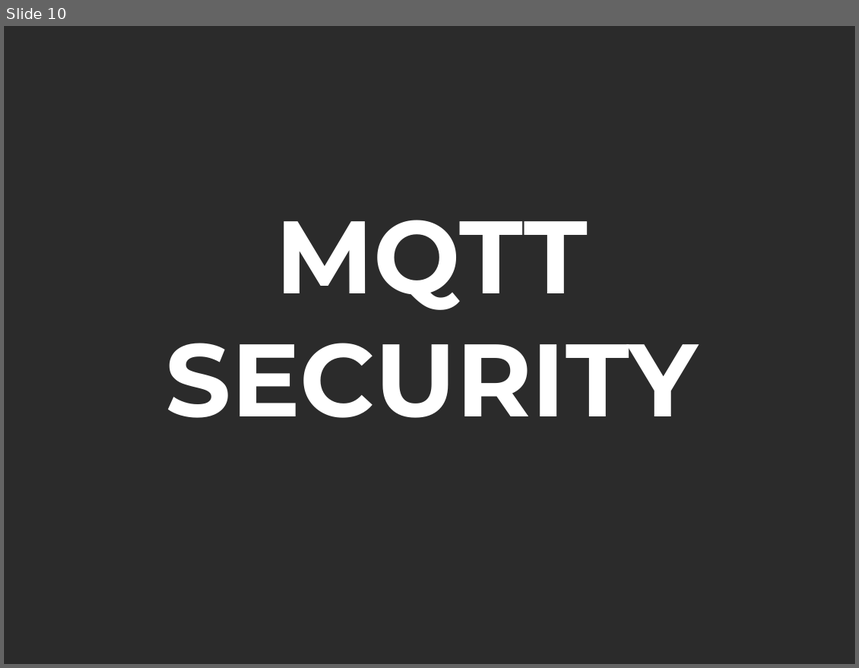
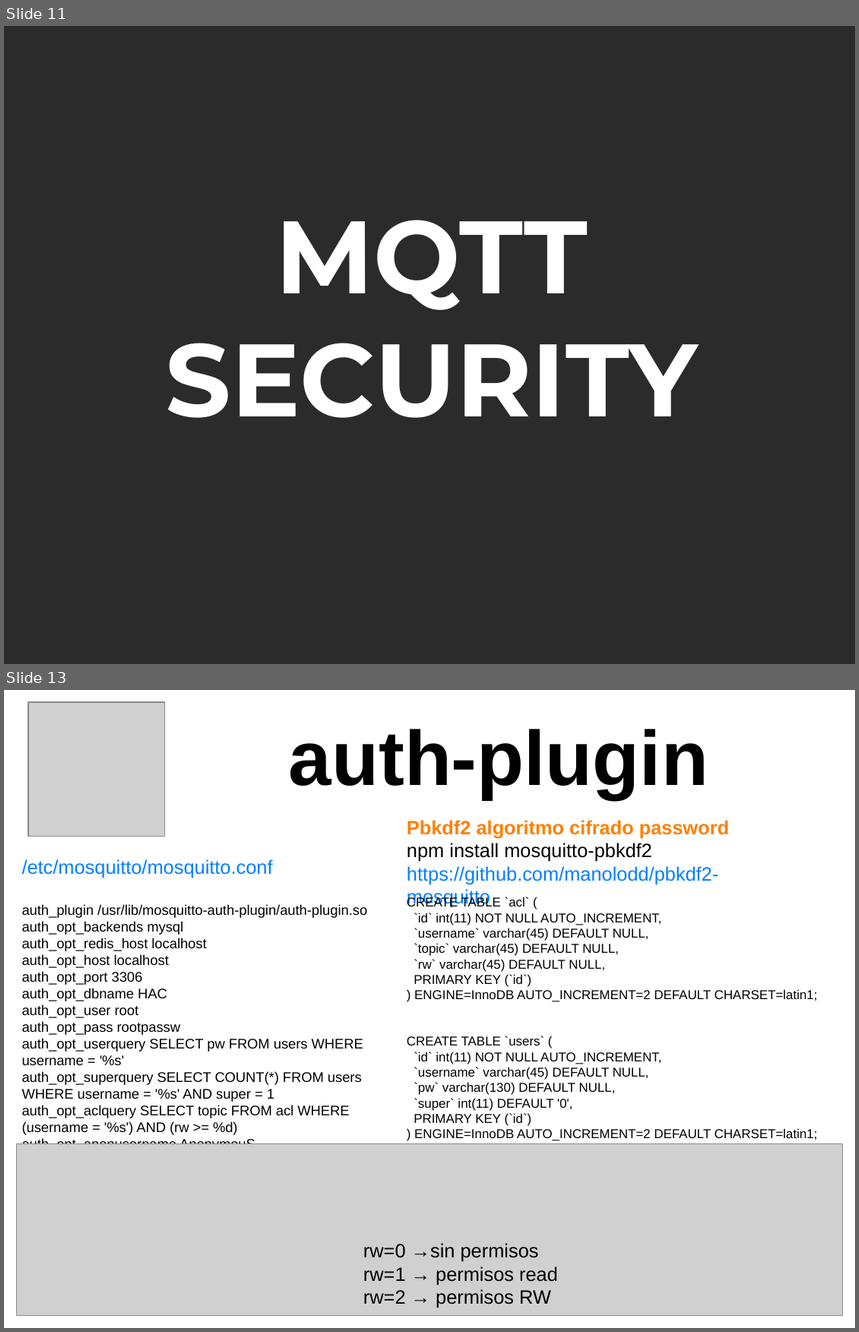
Before and after one commit to Heserral/MQTT_VigoLabs, a slide deck: MQTT_Vigolabs.odp. Shown one above the other, each under a label of ours: slide 10 before the commit, slides 11 and 13 after it; the slides between them are not shown. The pictures are 859x668 and 859x1332 pixels, drawn with LibreOffice and Linux fonts; fonts in the diff are those of the drawing; grey boxes stand for pictures; background and template pictures are left out; a plain dark background stands for a picture behind light text. Boxes give left, top, right and bottom in pixels: in the first picture for what was removed or moved away, otherwise in the second. Text is boxed around its words. In the diff, an @@ line names an element or a change of style, - is before the commit and + after.

```diff
--- a/MQTT_Vigolabs.odp
+++ b/MQTT_Vigolabs.odp
@@ slide 13 added at (4,690,855,1328), background #FFFFFF @@
@@ picture added at (28,702,164,837) @@
@@ text added at (289,729,709,799), 72 pt, text #000000, bold @@
+auth-plugin
@@ text added at (407,820,729,908), 18 pt, text #007FFF @@
+Pbkdf2 algoritmo cifrado password
+npm install mosquitto-pbkdf2
+https://github.com/manolodd/pbkdf2-mosquitto
@@ text added at (22,859,367,1135), 13 pt, text #000000 @@
+/etc/mosquitto/mosquitto.conf
+auth_plugin /usr/lib/mosquitto-auth-plugin/auth-plugin.so
+auth_opt_backends mysql
+auth_opt_redis_host localhost
+auth_opt_host localhost
+auth_opt_port 3306
+auth_opt_dbname HAC
+auth_opt_user root
+auth_opt_pass rootpassw
+auth_opt_userquery SELECT pw FROM users WHERE username = '%s'
+auth_opt_superquery SELECT COUNT(*) FROM users WHERE username = '%s' AND super = 1
+auth_opt_aclquery SELECT topic FROM acl WHERE (username = '%s') AND (rw >= %d)
+auth_opt_anonusername AnonymouS
@@ text added at (407,897,818,1141), 12 pt, text #000000 @@
+CREATE TABLE `acl` (
+`id` int(11) NOT NULL AUTO_INCREMENT,
+`username` varchar(45) DEFAULT NULL,
+`topic` varchar(45) DEFAULT NULL,
+`rw` varchar(45) DEFAULT NULL,
+PRIMARY KEY (`id`)
+) ENGINE=InnoDB AUTO_INCREMENT=2 DEFAULT CHARSET=latin1;
+CREATE TABLE `users` (
+`id` int(11) NOT NULL AUTO_INCREMENT,
+`username` varchar(45) DEFAULT NULL,
+`pw` varchar(130) DEFAULT NULL,
+`super` int(11) DEFAULT '0',
+PRIMARY KEY (`id`)
+) ENGINE=InnoDB AUTO_INCREMENT=2 DEFAULT CHARSET=latin1;
@@ picture added at (16,1144,844,1316) @@
@@ text added at (363,1243,558,1309), 18 pt, text #000000 @@
+rw=0 →sin permisos
+rw=1 → permisos read
+rw=2 → permisos RW
@@ what was slide 10 is now slide 11 @@
```
Also in this commit, not shown: 4 other slides added, 1 slide removed.
